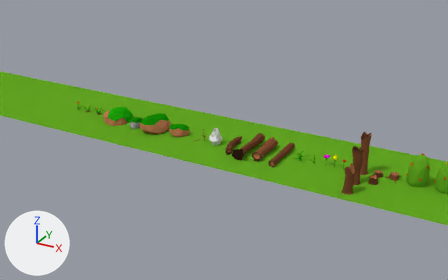
Renders of the Blender file ldjam/ldjam_challenge_3.blend from each side of a commit.
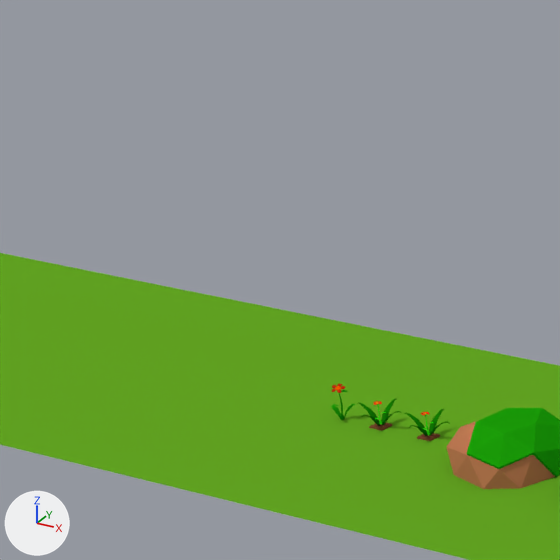
Old and new are each drawn from a 50 mm lens placed at (-64.52, -105.57, 9.85), pointed at (-77.97, -81.13, -2.37) and again close up on the part from 0% to 29% of the width and 5% to 51% of the height. The axes (+X, +Y, +Z) are drawn at lower left. The lights are the same throughout.

Objects in the first close-up: 'Boulder_v4', 'Plane'.
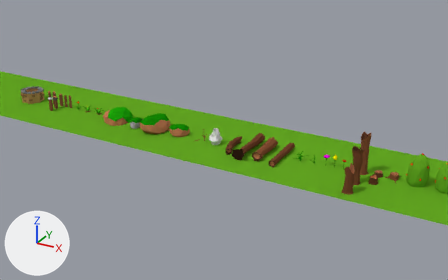
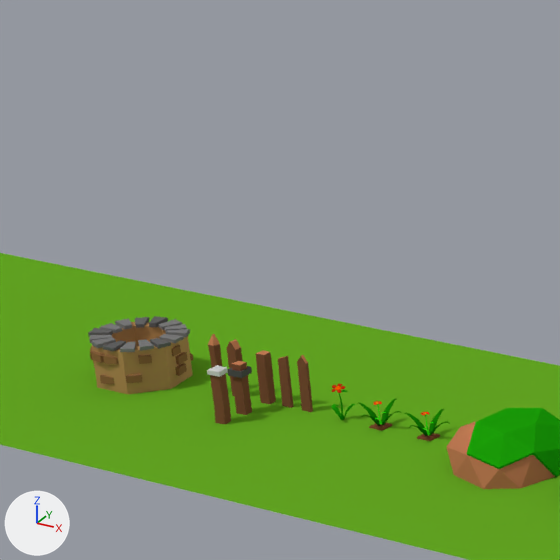
Commit message: LDJAM Day-17

Edits to the bpy script that builds the scene:
```text
Add me_cylinder_017:
    me_cylinder_017.from_pydata(...)  # 268 vertices, 203 faces; spans x -1.0..1.02, y -1.02..1.03, z -0.02..1.04
    me_cylinder_017.materials.append(mat_material)  # picture img_imphenziapalette01_256_gradientx4_png
Add me_cylinder_016:
    me_cylinder_016.from_pydata(...)  # 25 vertices, 22 faces; spans x -0.94..0.97, y -0.9..0.91, z 0.0..2.4
    me_cylinder_016.materials.append(mat_material)  # picture img_imphenziapalette01_256_gradientx4_png
Add me_cube_016:
    me_cube_016.from_pydata(...)  # 28 vertices, 24 faces; spans x -0.82..0.96, y -0.83..0.8, z 0.0..6.11
    me_cube_016.materials.append(mat_material)  # picture img_imphenziapalette01_256_gradientx4_png
Add me_cube_015:
    me_cube_015.from_pydata(...)  # 12 vertices, 10 faces; spans x -0.73..0.68, y -0.45..0.43, z 0.0..6.36
    me_cube_015.materials.append(mat_material)  # picture img_imphenziapalette01_256_gradientx4_png
Add me_cube_014:
    me_cube_014.from_pydata(...)  # 28 vertices, 26 faces; spans x -0.98..1.11, y -0.97..0.93, z 0.0..5.7
    me_cube_014.materials.append(mat_material)  # picture img_imphenziapalette01_256_gradientx4_png
Add me_cube_013:
    me_cube_013.from_pydata(...)  # 12 vertices, 10 faces; spans x -0.74..0.74, y -0.63..0.67, z 0.0..5.7
    me_cube_013.materials.append(mat_material)  # picture img_imphenziapalette01_256_gradientx4_png
Add me_cube_012:
    me_cube_012.from_pydata(...)  # 8 vertices, 6 faces; spans x -0.72..0.69, y -0.19..0.19, z 0.0..5.9
    me_cube_012.materials.append(mat_material)  # picture img_imphenziapalette01_256_gradientx4_png
Add me_cube_011:
    me_cube_011.from_pydata(...)  # 12 vertices, 10 faces; spans x -0.83..0.66, y -0.19..0.19, z 0.0..6.34
    me_cube_011.materials.append(mat_material)  # picture img_imphenziapalette01_256_gradientx4_png
Add ob_well:
    ob_well = bpy.data.objects.new('Well', me_cylinder_017)
    ob_well.location = (-86.97, -84.54, -0.8)
    ob_well.scale = (0.544, 0.544, 0.544)
Add ob_fence_post_v5:
    ob_fence_post_v5 = bpy.data.objects.new('Fence_post_v5', me_cylinder_016)
    ob_fence_post_v5.location = (-85.89, -84.44, -0.79)
    ob_fence_post_v5.scale = (0.0697, 0.0697, 0.285)
Add ob_fence_post_v3_001:
    ob_fence_post_v3_001 = bpy.data.objects.new('Fence_post_v3.001', me_cube_016)
    ob_fence_post_v3_001.location = (-85.16, -85.16, -0.79)
    ob_fence_post_v3_001.scale = (0.0919, 0.103, 0.103)
Add ob_fence_post_v1_001:
    ob_fence_post_v1_001 = bpy.data.objects.new('Fence_post_v1.001', me_cube_015)
    ob_fence_post_v1_001.location = (-85.6, -84.44, -0.79)
    ob_fence_post_v1_001.scale = (0.0919, 0.103, 0.103)
Add ob_fence_post_v4:
    ob_fence_post_v4 = bpy.data.objects.new('Fence_post_v4', me_cube_014)
    ob_fence_post_v4.location = (-85.16, -84.83, -0.79)
    ob_fence_post_v4.scale = (0.0919, 0.103, 0.103)
Add ob_fence_post_v3:
    ob_fence_post_v3 = bpy.data.objects.new('Fence_post_v3', me_cube_013)
    ob_fence_post_v3.location = (-85.16, -84.44, -0.79)
    ob_fence_post_v3.scale = (0.0919, 0.103, 0.103)
Add ob_fence_post_v2:
    ob_fence_post_v2 = bpy.data.objects.new('Fence_post_v2', me_cube_012)
    ob_fence_post_v2.location = (-84.88, -84.44, -0.79)
    ob_fence_post_v2.scale = (0.0919, 0.103, 0.103)
Add ob_fence_post_v1:
    ob_fence_post_v1 = bpy.data.objects.new('Fence_post_v1', me_cube_011)
    ob_fence_post_v1.location = (-84.59, -84.44, -0.79)
    ob_fence_post_v1.scale = (0.0919, 0.103, 0.103)
```

Pixel boxes (x1, y1, x2, y2) of what changed, in the close-ups (560 x 560 px):
'Well', added: after (88, 316, 193, 394)
'Fence_post_v3.001', added (brown): after (207, 365, 231, 424)
'Fence_post_v4', added (brown): after (227, 361, 252, 415)
'Fence_post_v3', added (brown): after (256, 350, 276, 404)
'Fence_post_v1', added (brown): after (297, 355, 313, 412)
'Fence_post_v2', added (brown): after (278, 356, 294, 408)
'Fence_post_v1.001', added: after (227, 340, 242, 396)
'Fence_post_v5', added: after (208, 334, 222, 368)
